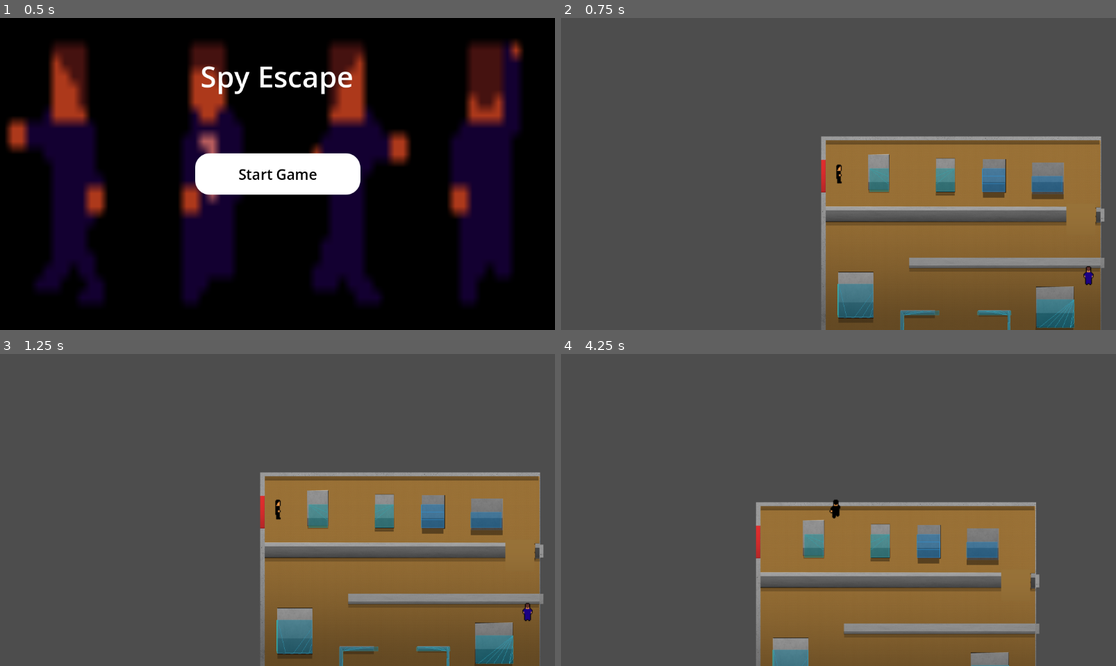
Above: before the commit, frames 1-4 (two rows, left to right).
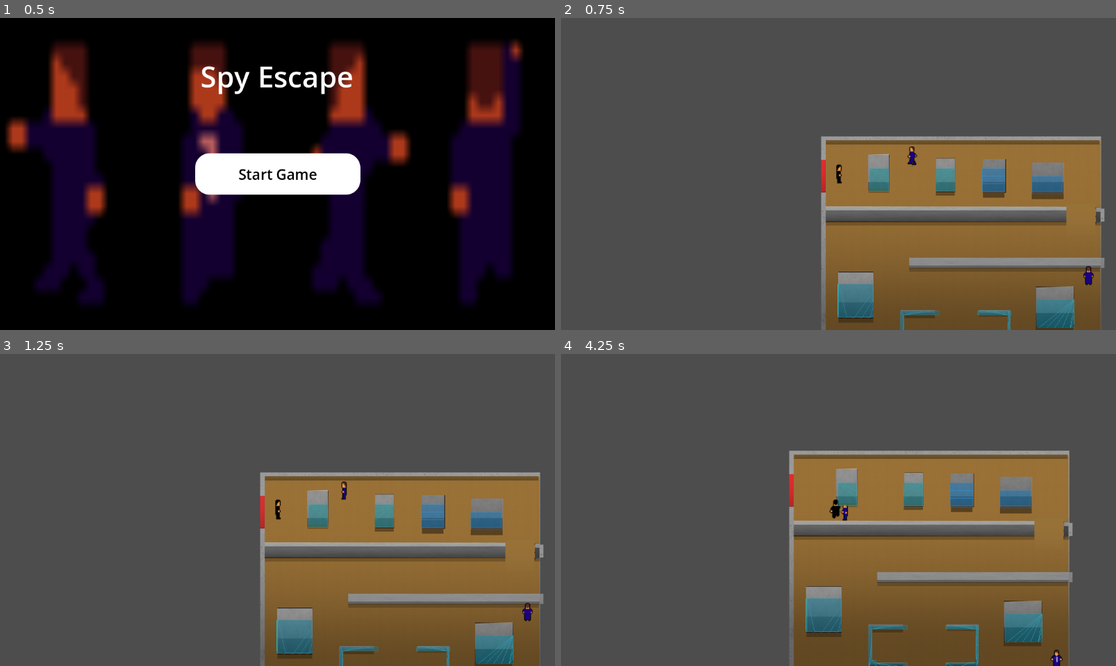
Above: after the commit, the same moments.

Repository: dakaleeb/GodotGroupProject
Game: Godot game, scene res://main_menu.tscn
Two runs of this game, one before a commit and one after it. Both use one fixed random seed, a clock stepped at 60 frames per second and the inputs below.
Inputs (mouse positions are in pixels of both pictures, inside the frame that each line leads up to):
- Up to frame 1 (0.5 s): no input
- Up to frame 2 (0.75 s): click "Start Game" at 0.5 s
- Up to frame 3 (1.25 s): no input
- Up to frame 4 (4.25 s): tap Enter at 1.25 s; move the mouse to (960, 494) at 1.27 s; hold Right (right) 1.28-2.03 s; click (960, 494) at 1.35 s; tap E (interact) at 1.55, 2.1, 3.05, 3.6 s; move the mouse to (727, 525) at 2.02 s; hold Down (down) 2.03-2.78 s; click (727, 525) at 2.3 s; move the mouse to (894, 441) at 2.77 s; hold Right (right) 2.78-3.53 s; click (894, 441) at 2.85 s; move the mouse to (810, 572) at 3.52 s; hold Up (up) from 3.53 s (still down); click (810, 572) at 3.8 s

Frame 1 is identical in both runs. In frame 2, less than 0.1% of the frame differs, in the area x 62-65%, y 41-48%; in frame 3, less than 0.1%; in frame 4, 28%, in the area x 35-93%, y 30-100%.

Commit message:
Guard is not attacking

Diff:
--- a/spy-escape/Character/guard.gd
+++ b/spy-escape/Character/guard.gd
@@ -4,8 +4,9 @@
 @export var run_speed := 250
 @export var health := 3
 @export var detection_range := 100.0
-@export var lose_sight_range := 200.0
-@export var patrol_wait_time := 2.0  # seconds to wait at each patrol point
+@export var lose_sight_range := 150.0
+@export var patrol_wait_time := 2.0
+@export var patrol_points_paths: Array[NodePath] = []
 
 var direction := "down"
 var is_dead := false
@@ -21,35 +22,34 @@
 
 @onready var anim: AnimatedSprite2D = $AnimatedSprite2D
 @onready var nav_agent: NavigationAgent2D = $NavigationAgent2D
-@onready var attack_area := $AttackArea
-
-# Hitbox direction offsets
+
 var attack_offsets := {
-	"down": Vector2(0, 30),
-	"left": Vector2(-30, 0),
-	"up": Vector2(0, -30),
-	"right": Vector2(30, 0)
+	"down": Vector2(0, 20),
+	"left": Vector2(-20, 0),
+	"up": Vector2(0, -20),
+	"right": Vector2(20, 0)
 }
 
+var attack_distance := 40.0
+var attack_cooldown := 0.5
+var attack_timer := 0.0
+var attack_hit_done := false
 
 func _ready():
 	patrol_points.clear()
-
-	# Get patrol points from group
-	for node in get_tree().get_nodes_in_group("patrol_points"):
-		patrol_points.append(node.global_position)
+	for path in patrol_points_paths:
+		var node = get_node(path)
+		if node:
+			patrol_points.append(node.global_position)
 
 	if patrol_points.size() == 0:
-		print("⚠️ No patrol points found for ", name)
-	else:
-		print("✅ Patrol points found: ", patrol_points)
+		print("⚠️ No patrol points assigned for ", name)
+	else:
 		nav_agent.target_position = patrol_points[0]
 
-	# Find the player automatically
 	var scene_root = get_tree().get_current_scene()
 	if scene_root:
 		target = _find_node_recursive(scene_root, "Player")
-
 
 func _find_node_recursive(node: Node, name: String) -> Node:
 	if node.name == name:
@@ -60,16 +60,18 @@
 			return result
 	return null
 
-
-func _physics_process(delta: float) -> void:
+func _physics_process(delta: float):
 	if is_dead:
 		return
 
+	if attack_timer > 0:
+		attack_timer -= delta
+
 	velocity = Vector2.ZERO
 
+	# --- Chasing logic ---
 	if target and is_instance_valid(target):
 		var distance = global_position.distance_to(target.global_position)
-
 		if chasing:
 			if distance > lose_sight_range:
 				chasing = false
@@ -85,14 +87,27 @@
 			move_and_slide()
 			return
 
+	# --- Patrol/Return ---
 	if returning:
 		handle_return(delta)
 	else:
 		handle_patrol(delta)
 
+	# --- Attack logic ---
+	if target and is_instance_valid(target):
+		if global_position.distance_to(target.global_position) <= attack_distance and attack_timer <= 0:
+			if not attack_hit_done:
+				print("💥 Guard hits player:", target.name)
+				target.take_damage(1)
+				attack_hit_done = true
+				attack_timer = attack_cooldown
+			anim.play("attack_" + direction)
+		else:
+			attack_hit_done = false
+
 	move_and_slide()
 
-
+# --- Patrol/Return/Chase functions ---
 func handle_patrol(delta: float) -> void:
 	if patrol_points.size() < 2:
 		anim.play("idle_" + direction)
@@ -114,7 +129,6 @@
 	var dir_vector = (target_point - global_position).normalized()
 	velocity = dir_vector * walk_speed
 
-	# Set facing direction
 	if abs(dir_vector.x) > abs(dir_vector.y):
 		direction = "right" if dir_vector.x > 0 else "left"
 	else:
@@ -131,7 +145,6 @@
 			current_patrol_index -= 1
 		current_patrol_index = clamp(current_patrol_index, 0, patrol_points.size() - 1)
 
-
 func handle_return(delta: float) -> void:
 	if patrol_points.size() == 0:
 		returning = false
@@ -153,7 +166,6 @@
 
 	anim.play("walk_" + direction)
 
-
 func chase_target() -> void:
 	var dir_vector = (target.global_position - global_position).normalized()
 	velocity = dir_vector * run_speed
@@ -163,32 +175,28 @@
 	else:
 		direction = "down" if dir_vector.y > 0 else "up"
 
-	var attack_distance = 40.0
 	if global_position.distance_to(target.global_position) < attack_distance:
 		anim.play("attack_" + direction)
 		velocity = Vector2.ZERO
-		update_attack_area_position()
 	else:
 		anim.play("run_" + direction)
 
-
-func update_attack_area_position():
-	if attack_area and attack_offsets.has(direction):
-		attack_area.position = attack_offsets[direction]
-
-
-func take_damage(amount: int) -> void:
+# --- Damage / Death ---
+func take_damage(amount: int):
 	if is_dead:
 		return
-
 	health -= amount
 	if health > 0:
 		anim.play("hit_" + direction)
 	else:
 		die()
 
-
-func die() -> void:
+func die():
+	if is_dead:
+		return
 	is_dead = true
 	anim.play("death_" + direction)
-	queue_free()
+	anim.animation_finished.connect(func(anim_name):
+		if anim_name.begins_with("death"):
+			queue_free()
+)
--- a/spy-escape/Character/guard.tscn
+++ b/spy-escape/Character/guard.tscn
@@ -3,13 +3,15 @@
 [ext_resource type="Script" uid="uid://bmlm8vil1p3oe" path="res://Character/guard.gd" id="1_ywg5g"]
 [ext_resource type="SpriteFrames" uid="uid://b4tfgixuxyn0c" path="res://Character/Guard.tres" id="2_ynq6l"]
 
-[sub_resource type="CircleShape2D" id="CircleShape2D_ywg5g"]
-radius = 7.0
+[sub_resource type="RectangleShape2D" id="RectangleShape2D_ywg5g"]
+size = Vector2(17, 24)
 
 [sub_resource type="CircleShape2D" id="CircleShape2D_ynq6l"]
 radius = 5.3851647
 
 [node name="Guard" type="CharacterBody2D"]
+collision_layer = 2
+collision_mask = 3
 script = ExtResource("1_ywg5g")
 
 [node name="AnimatedSprite2D" type="AnimatedSprite2D" parent="."]
@@ -19,10 +21,11 @@
 animation = &"attack_left"
 
 [node name="CollisionShape2D" type="CollisionShape2D" parent="."]
-position = Vector2(-1, 3)
-shape = SubResource("CircleShape2D_ywg5g")
+position = Vector2(-0.5, 9)
+shape = SubResource("RectangleShape2D_ywg5g")
 
 [node name="AttackArea" type="Area2D" parent="."]
+collision_layer = 8
 
 [node name="CollisionShape2D" type="CollisionShape2D" parent="AttackArea"]
 position = Vector2(-1, -29)
@@ -31,7 +34,4 @@
 
 [node name="NavigationAgent2D" type="NavigationAgent2D" parent="."]
 
-[node name="Marker2D" type="Marker2D" parent="."]
-
-[node name="Marker2D2" type="Marker2D" parent="."]
-position = Vector2(-1, 119)
+[connection signal="body_entered" from="AttackArea" to="." method="_on_attack_area_body_entered"]
--- a/spy-escape/Character/player.gd
+++ b/spy-escape/Character/player.gd
@@ -9,32 +9,65 @@
 var is_dead := false
 var is_hit_anim := false
 var is_attacking := false
+var attack_hit_done := false
+var attack_debug_printed := false
 
 signal health_changed(current_health: int, max_health: int)
 signal player_dead
 
 @onready var anim: AnimatedSprite2D = $AnimatedSprite2D
+@onready var attack_area: Area2D = $AttackArea
 
-func _ready() -> void:
+# Attack offsets to position Area2D in front of player
+var attack_offsets := {
+	"down": Vector2(0, 20),
+	"left": Vector2(-20, 0),
+	"up": Vector2(0, -20),
+	"right": Vector2(20, 0)
+}
+
+var attack_cooldown := 0.2
+var attack_timer := 0.0
+
+func _ready():
 	emit_signal("health_changed", health, max_health)
 	anim.animation_finished.connect(_on_anim_finished)
 
-func _physics_process(_delta: float) -> void:
+func _physics_process(delta: float):
 	if is_dead:
 		return
 
+	if attack_timer > 0:
+		attack_timer -= delta
+
 	handle_movement()
 	handle_actions()
+
+	# Position attack Area2D
+	if attack_area:
+		attack_area.position = attack_offsets.get(direction, Vector2.ZERO)
+
+	# Attack logic
+	if is_attacking:
+		if not attack_debug_printed:
+			print("Player attacking, bodies in range:", attack_area.get_overlapping_bodies().size())
+			attack_debug_printed = true
+
+		if attack_timer <= 0 and not attack_hit_done:
+			for body in attack_area.get_overlapping_bodies():
+				# Ensure we hit guards (layer 2) only
+				if body.is_in_group("guards"):
+					print("💥 Player hits guard:", body.name)
+					body.take_damage(1)
+					attack_hit_done = true
+					attack_timer = attack_cooldown
+	else:
+		attack_hit_done = false
+		attack_debug_printed = false
+
 	move_and_slide()
 
-func _input(event):
-	# Temporary debug keys for testing hit and death
-	if event.is_action_pressed("debug_hit"):
-		take_damage(1)
-	elif event.is_action_pressed("debug_die"):
-		die()
-
-func handle_movement() -> void:
+func handle_movement():
 	if is_dead or is_hit_anim or is_attacking:
 		return
 
@@ -70,17 +103,15 @@
 		if anim.animation != idle_name:
 			anim.play(idle_name)
 
-func handle_actions() -> void:
+func handle_actions():
 	if is_dead or is_hit_anim or is_attacking:
 		return
-
 	if Input.is_action_just_pressed("attack"):
 		is_attacking = true
 		anim.play("attack_" + direction)
-	elif Input.is_action_just_pressed("interact"):
-		print("Interact pressed")
+		attack_timer = 0
 
-func take_damage(amount: int) -> void:
+func take_damage(amount: int):
 	if is_dead:
 		return
 	health -= amount
@@ -92,20 +123,20 @@
 	else:
 		die()
 
-func die() -> void:
+func die():
 	if is_dead:
 		return
 	is_dead = true
 	anim.play("death_" + direction)
 	emit_signal("player_dead")
 
-func _on_anim_finished() -> void:
-	# Reset flags when animations finish
+func _on_anim_finished():
 	if is_hit_anim:
 		is_hit_anim = false
 	if is_attacking:
 		is_attacking = false
+		attack_hit_done = false
+		attack_debug_printed = false
 
-	# Return to idle if not dead
 	if not is_dead:
 		anim.play("idle_" + direction)
--- a/spy-escape/Character/player.tscn
+++ b/spy-escape/Character/player.tscn
@@ -1,17 +1,16 @@
-
 [gd_scene load_steps=5 format=3 uid="uid://dn58ws5ur6fkc"]
-
 
 [ext_resource type="Script" uid="uid://b4xdsow3mcpwm" path="res://Character/player.gd" id="1_3c51y"]
 [ext_resource type="SpriteFrames" uid="uid://ck4y02gf4a3ff" path="res://Character/Player.tres" id="1_6ele1"]
 
-[sub_resource type="CircleShape2D" id="CircleShape2D_3c51y"]
-radius = 12.0416
+[sub_resource type="RectangleShape2D" id="RectangleShape2D_3c51y"]
+size = Vector2(20, 33)
 
 [sub_resource type="CircleShape2D" id="CircleShape2D_2brrg"]
 
-[node name="Player" type="CharacterBody2D"]
+[node name="Player" type="CharacterBody2D" groups=["player"]]
 y_sort_enabled = true
+collision_mask = 3
 script = ExtResource("1_3c51y")
 
 [node name="AnimatedSprite2D" type="AnimatedSprite2D" parent="."]
@@ -22,12 +21,16 @@
 animation = &"shoot_down"
 
 [node name="CollisionShape2D" type="CollisionShape2D" parent="."]
-position = Vector2(0, 3)
-shape = SubResource("CircleShape2D_3c51y")
+position = Vector2(2, 8.5)
+shape = SubResource("RectangleShape2D_3c51y")
 
-[node name="Area2D" type="Area2D" parent="."]
+[node name="AttackArea" type="Area2D" parent="."]
+collision_layer = 4
+collision_mask = 2
 
-[node name="CollisionShape2D" type="CollisionShape2D" parent="Area2D"]
+[node name="CollisionShape2D" type="CollisionShape2D" parent="AttackArea"]
 position = Vector2(-1, 15)
 shape = SubResource("CircleShape2D_2brrg")
 debug_color = Color(1, 0.00435559, 0.0657633, 0.42)
+
+[connection signal="body_entered" from="AttackArea" to="." method="_on_attack_area_body_entered"]
--- a/spy-escape/level_1.tscn
+++ b/spy-escape/level_1.tscn
@@ -2819,7 +2819,7 @@
 light_mask = 3
 visibility_layer = 3
 y_sort_enabled = true
-polygon = PackedVector2Array(-293, -160, -284, -158, -283, - …(69 unchanged characters)… 18, 199, 218, 286, 286, 286, 286, 197, 242, 196, 242, 191, 288, 190, 288, -4, -110, -1, -110 …(251 unchanged characters)…
+polygon = PackedVector2Array(-293, -160, -284, -158, -283, - …(69 unchanged characters)… 18, 199, 218, 286, 286, 286, 286, 197, 250, 196, 250, 191, 288, 190, 288, -4, -110, -1, -110 …(251 unchanged characters)…
 
 [node name="Player" parent="scene" instance=ExtResource("3_hn12h")]
 position = Vector2(-256, -197)
@@ -2828,14 +2828,21 @@
 [node name="Camera2D" type="Camera2D" parent="scene/Player"]
 position = Vector2(-1, 0)
 
-[node name="PatrolPoint1" type="Marker2D" parent="scene" groups=["patrol_points"]]
+[node name="PatrolPoint1" type="Marker2D" parent="scene"]
 position = Vector2(262, 12)
 
-[node name="PatrolPoint2" type="Marker2D" parent="scene" groups=["patrol_points"]]
+[node name="PatrolPoint2" type="Marker2D" parent="scene"]
 position = Vector2(262, 160)
 
-[node name="Guard" parent="." instance=ExtResource("4_ihfcg")]
+[node name="PatrolPoint3" type="Marker2D" parent="scene"]
+position = Vector2(-124, -242)
+
+[node name="PatrolPoint4" type="Marker2D" parent="scene"]
+position = Vector2(229, -240)
+
+[node name="Guard" parent="." groups=["guards"] instance=ExtResource("4_ihfcg")]
 position = Vector2(262, 12)
+patrol_points_paths = Array[NodePath]([NodePath("../scene/PatrolPoint1"), NodePath("../scene/PatrolPoint2")])
 
 [node name="NavigationRegion2D" type="NavigationRegion2D" parent="Guard"]
 position = Vector2(-1, 0)
@@ -2895,3 +2902,11 @@
 [node name="CollisionShape2D13" type="CollisionShape2D" parent="NavigationObstacle2D"]
 position = Vector2(-322, -5)
 shape = SubResource("SegmentShape2D_ggavl")
+
+[node name="Guard2" parent="." groups=["guards"] instance=ExtResource("4_ihfcg")]
+position = Vector2(-81, -227)
+patrol_points_paths = Array[NodePath]([NodePath("../scene/PatrolPoint3"), NodePath("../scene/PatrolPoint4")])
+
+[node name="NavigationRegion2D" type="NavigationRegion2D" parent="Guard2"]
+position = Vector2(342, 239)
+navigation_polygon = SubResource("NavigationPolygon_ihfcg")
--- a/spy-escape/project.godot
+++ b/spy-escape/project.godot
@@ -17,7 +17,8 @@
 
 [global_group]
 
-patrol_points=""
+guards=""
+player=""
 
 [input]
 
@@ -97,3 +98,8 @@
 "events": [Object(InputEventKey,"resource_local_to_scene":false,"resource_name":"","device":0,"window_id":0,"alt_presse …(189 unchanged characters)…
 ]
 }
+
+[layer_names]
+
+2d_physics/layer_1="Player"
+2d_physics/layer_2="Guards"
